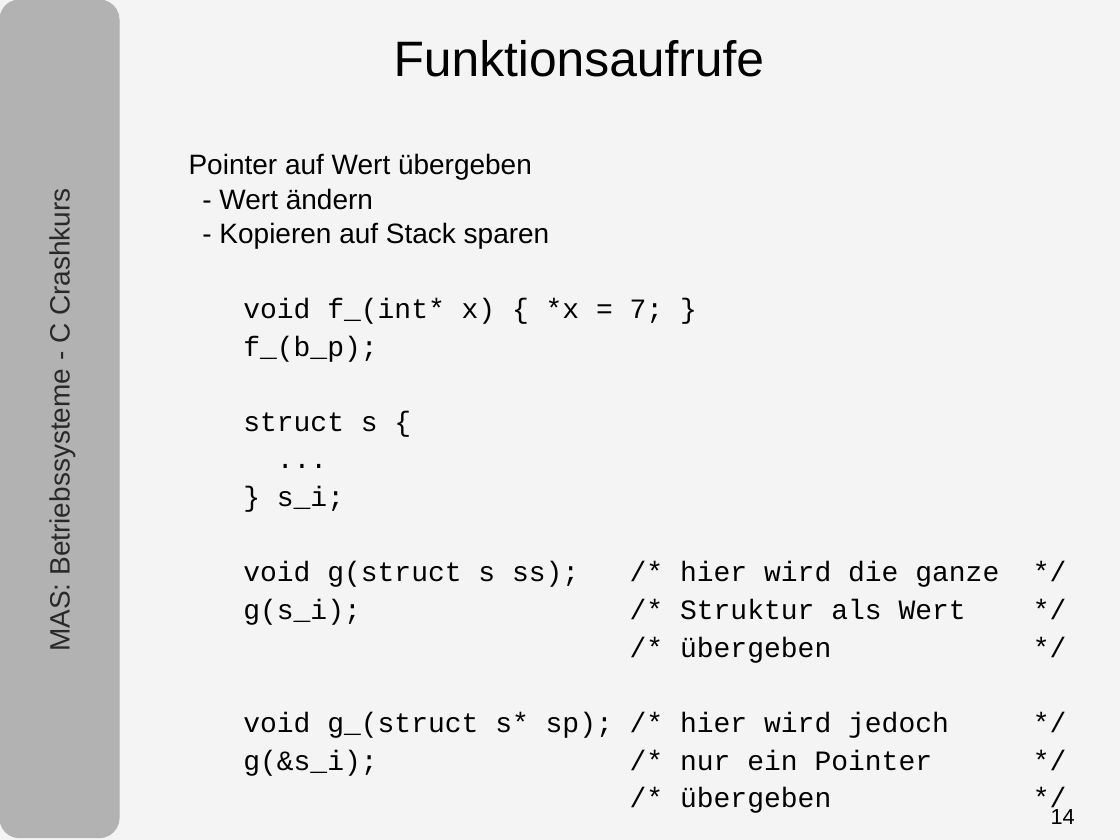
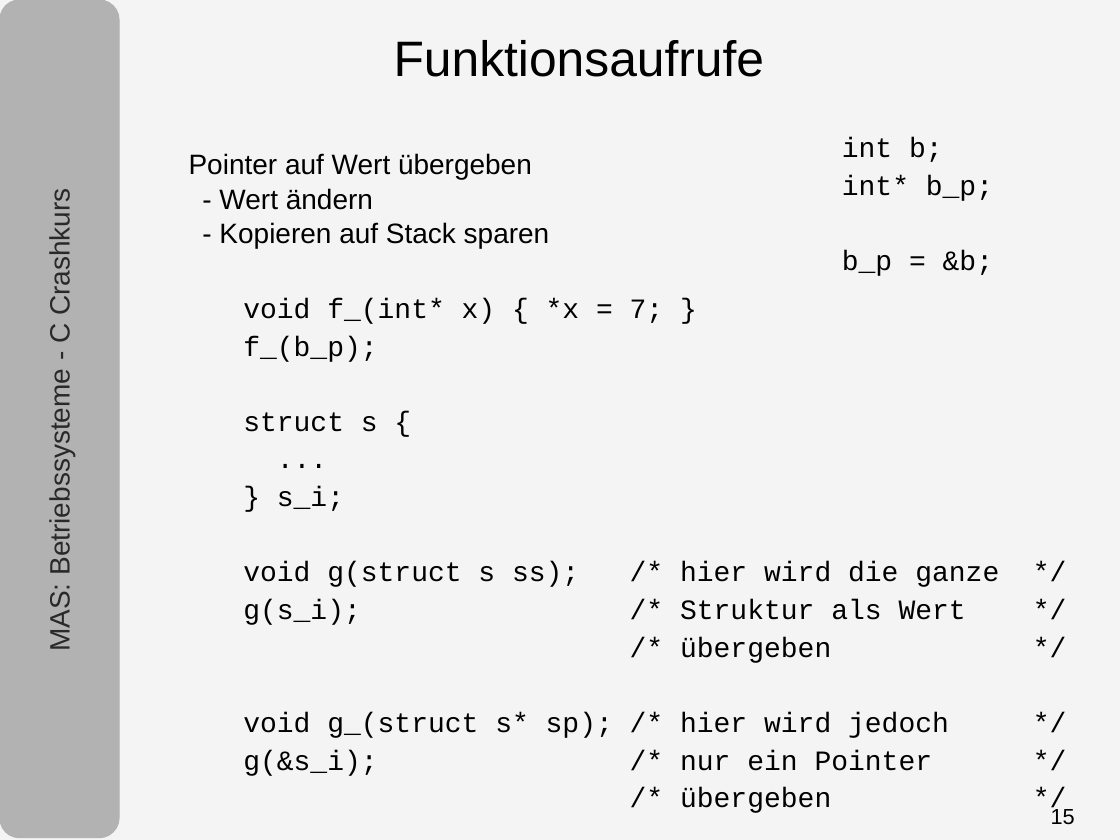
Before and after one commit to tpo/betriebssysteme, a slide deck: slide 15 of 05-1_C.odp (slide 14 before the commit). Drawn at 1120x840 pixels with LibreOffice and Linux fonts; fonts in the diff are those of the drawing. Boxes give left, top, right and bottom in pixels: in the first picture for what was removed or moved away, otherwise in the second. Text is boxed around its words. In the diff, an @@ line names an element or a change of style, - is before the commit and + after.

```diff
--- a/05-1_C.odp
+++ b/05-1_C.odp
@@ text added at [842,137,993,276], 18 pt, text #000000 @@
+int b;
+int* b_p;
+b_p = &b;
@@ page number at [1051,807,1075,825]: text changed @@
-14
+15
```
Also in this commit, not shown: 2 other slides changed, 1 slide added, 1 other file.
